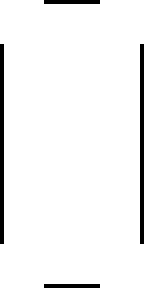
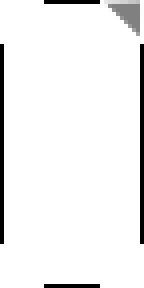
The second 144 x 288 image is a revision of the first. Changes to its layers:
painted on "btn_default_pressed.9.png" over [104, 0, 144, 36]
